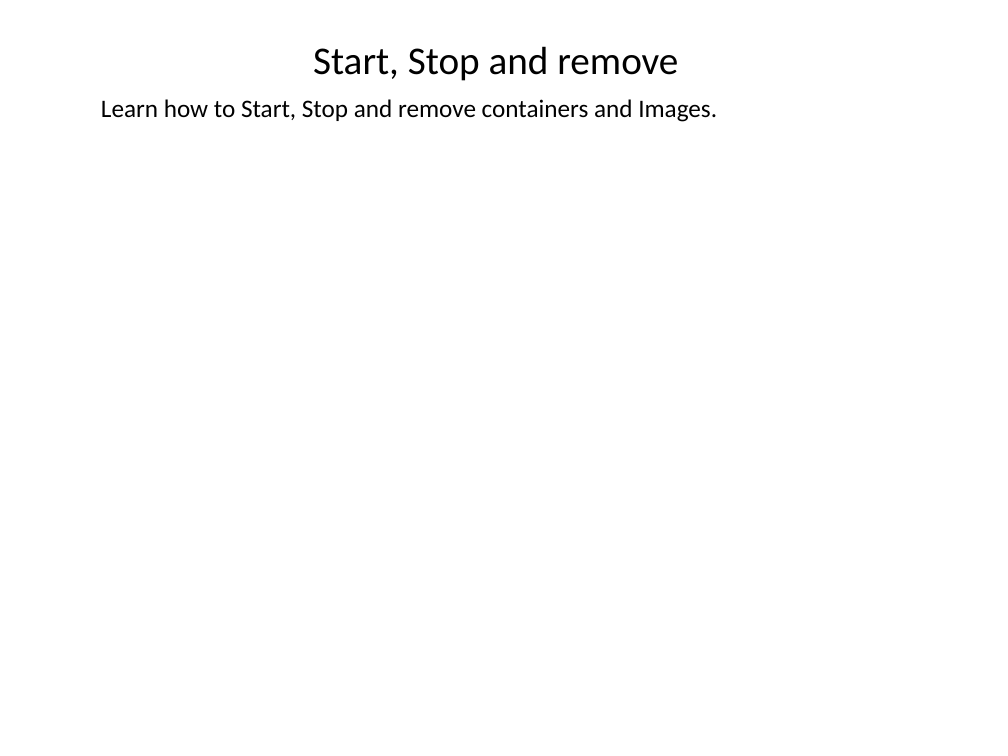
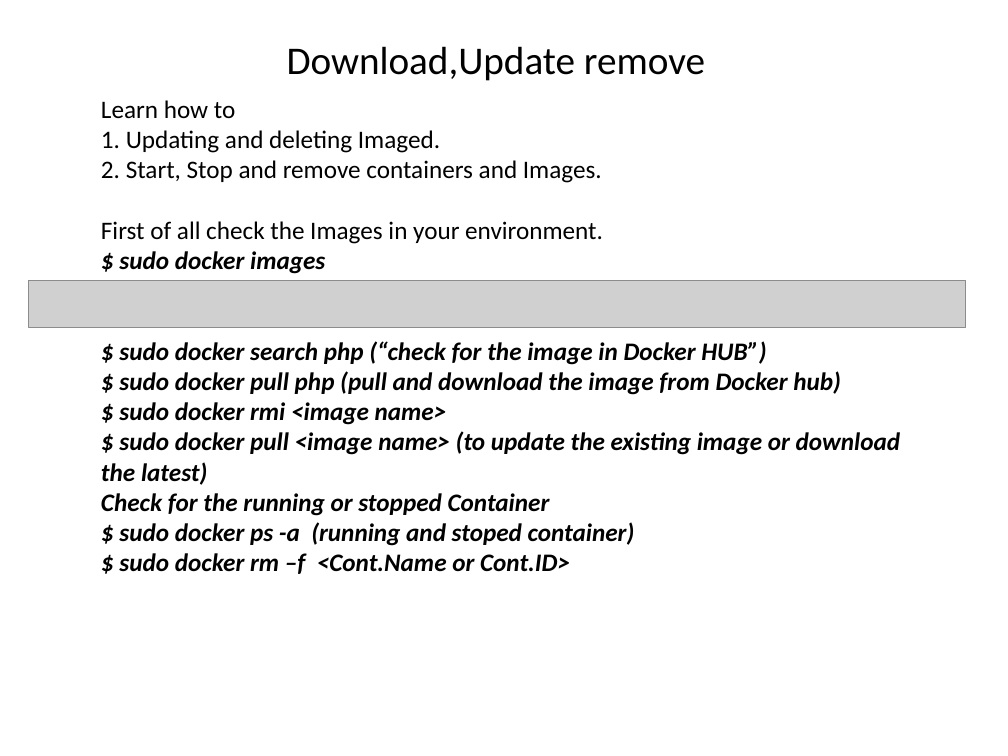
Before and after one commit to zameerpasha/DevopsTrainingRepo, a slide deck: slide 8 of Dockers/Docker_Tutorial.pptx. Drawn at 1008x756 pixels with LibreOffice and Linux fonts; fonts in the diff are those of the drawing; grey boxes stand for pictures. Boxes give left, top, right and bottom in pixels: in the first picture for what was removed or moved away, otherwise in the second. Text is boxed around its words. In the diff, an @@ line names an element or a change of style, - is before the commit and + after.

Commit message:
updated Docker ppt with Networking concepts

```diff
--- a/Dockers/Docker_Tutorial.pptx
+++ b/Dockers/Docker_Tutorial.pptx
@@ text at (x1=287, y1=46, x2=705, y2=81): text changed @@
-Start, Stop and remove
+Download,Update remove
@@ text at (x1=101, y1=100, x2=901, y2=574): text changed; bold on; italic on @@
-Learn how to Start, Stop and remove containers and Images.
+Learn how to
+1. Updating and deleting Imaged.
+2. Start, Stop and remove containers and Images.
+First of all check the Images in your environment.
+$ sudo docker images
+$ sudo docker search php (“check for the image in Docker HUB”)
+$ sudo docker pull php (pull and download the image from Docker hub)
+$ sudo docker rmi <image name>
+$ sudo docker pull <image name> (to update the existing image or download the latest)
+Check for the running or stopped Container
+$ sudo docker ps -a (running and stoped container)
+$ sudo docker rm –f <Cont.Name or Cont.ID>
@@ picture added at (x1=29, y1=280, x2=967, y2=328) @@
```
Also in this commit, not shown: 2 other slides changed, 2 slides added.
